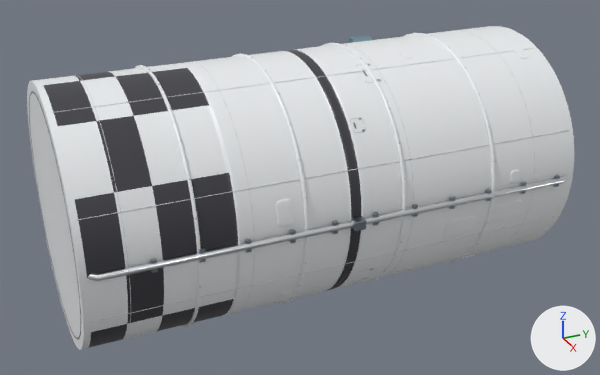
What one commit did to the glTF model assets-src/ship-modules/tank-12-main.glb.
Both versions are drawn from a 50 mm lens placed at (17.35, -7.81, 8.25), pointed at (0.2, -0.09, -0.33). Lighting does not change. The marker at lower right points along +X, +Y and +Z. The first picture is the older version. Vertices at exactly the same position are counted once.

Objects in the first picture: 'cryo_feedline', 'tank-band', 'tank-band.001', 'tank-band.002', 'tank-band.003', 'tank_hull', 'tank_surface_panels' and 14 more.
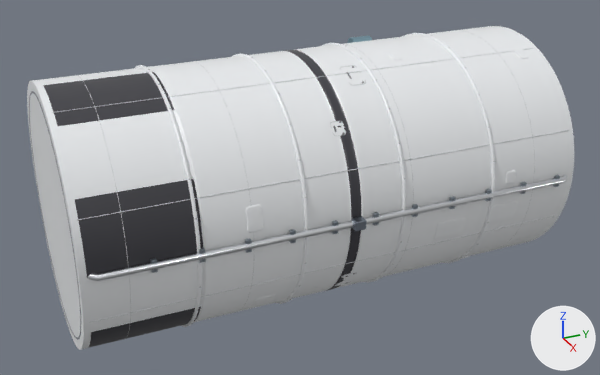
What the commit changed:
me_tank_hull is used by ob_tank_hull; location (0.0, 0.0, 0.0).
me_tank_hull had 37632 vertices, 75260 faces and spanned x -3.0..3.0, y -6.0..6.0, z -3.0..3.0.
me_tank_hull now has 37440 vertices, 74876 faces and spans x -3.0..3.0, y -6.0..6.0, z -3.0..3.0.
me_tank_hull part 1: 192 vertices removed from x -3.0..3.0, y -4.35, z -3.0..3.0.
me_tank_hull part 2: 2304 faces spanning x -3.0..3.0, y -5.1..-4.38, z -3.0..3.0 switch from mat_mat_tank_paint_white (white #f1f3f6) to mat_mat_tank_paint_black (dark grey #3f3f45).
me_tank_hull part 3: 4608 faces spanning x -3.0..3.0, y -5.1..-2.75, z -3.0..3.0 switch from mat_mat_tank_paint_black (dark grey #3f3f45) to mat_mat_tank_paint_white (white #f1f3f6).

What differs and where, as boxes (x1, y1, x2, y2) in the pictures (600 x 375 px):
part 1 of me_tank_hull, deleted
    before: (109, 71, 166, 332)
part 2 of me_tank_hull, recoloured (white to dark grey)
    both: (80, 77, 162, 340)
part 3 of me_tank_hull, recoloured (dark grey to white)
    both: (75, 68, 238, 324)
